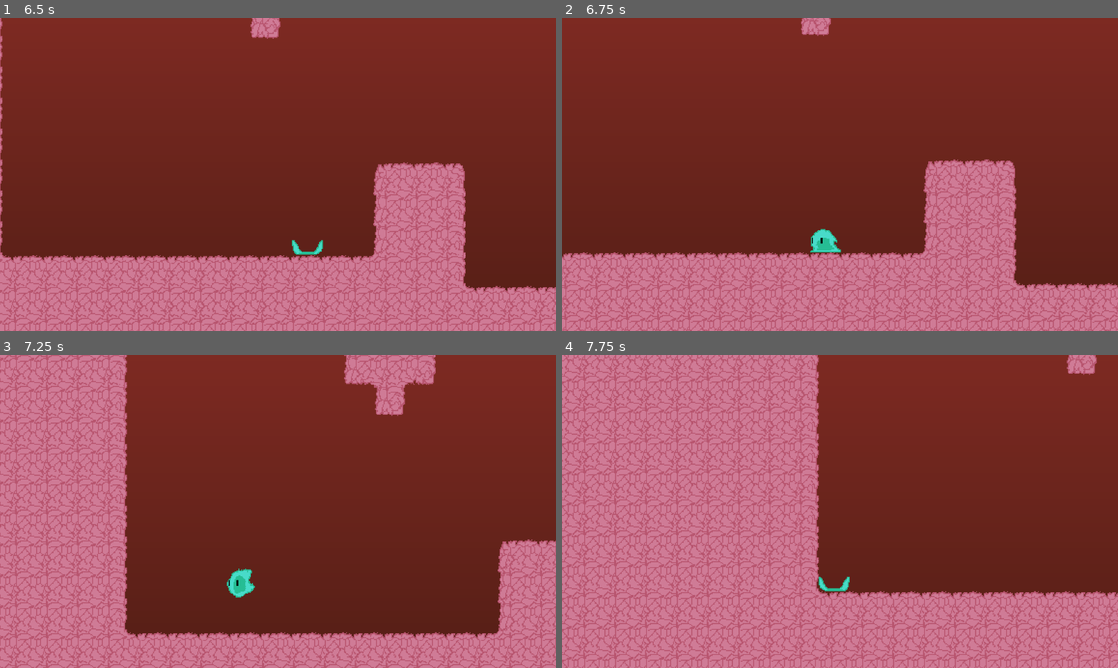
Above: before the commit, frames 1-4 (two rows, left to right).
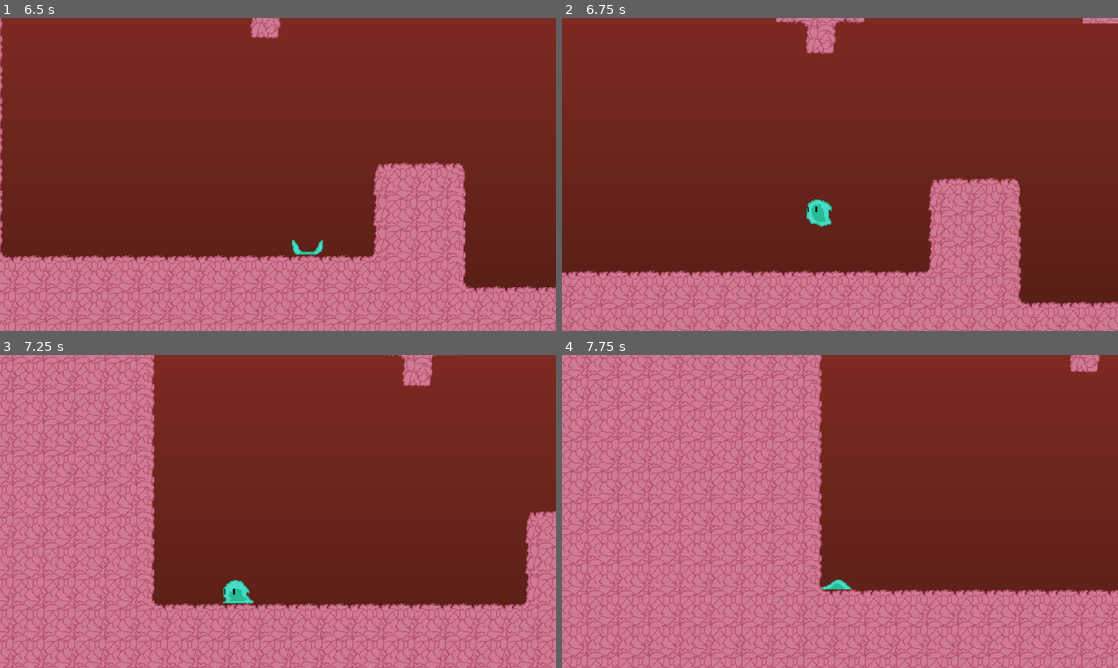
Above: after the commit, the same moments.

Repository: HeyItsEquin/Platformer
Game: Godot game, scene res://MainMenu.tscn
Two runs of this game, one before a commit and one after it. Both use one fixed random seed, a clock stepped at 60 frames per second and the inputs below.
Inputs:
- Up to frame 1 (6.5 s): click "Start" at 0.5 s; hold Ctrl (burrow) 1.28-2.03 s; hold D (move_right) 1.28-2.78 s; tap W (move_up) at 1.52, 1.55, 1.82, 2.1, 2.27, 2.57, 3.05, 3.77, 4.07, 4.35, 4.52, 4.82, 5.27, 5.57, 6.05 s; tap Ctrl (burrow) at 2.3, 3.6, 5.1 s; hold A (move_left) 2.78-3.53 s; hold Ctrl (burrow) 2.78-3.53 s; hold D (move_right) 3.53-5.03 s; hold A (move_left) 5.03-5.78 s; hold D (move_right) from 5.78 s (still down); hold Ctrl (burrow) from 5.78 s (still down)
- Up to frame 2 (6.75 s): release D (move_right) at 6.53 s; release Ctrl (burrow) at 6.53 s; hold A (move_left) from 6.53 s (still down); tap W (move_up) at 6.6 s
- Up to frame 3 (7.25 s): keep holding A (move_left); tap W (move_up) at 6.77, 7.07 s; tap Ctrl (burrow) at 6.8 s
- Up to frame 4 (7.75 s): keep holding A (move_left); hold Ctrl (burrow) from 7.28 s (still down); tap W (move_up) at 7.52, 7.55 s

Frame 1 is identical in both runs. In frame 2, 16% of the frame differs, in the area x 0-100%, y 0-100%; in frame 3, 26%; in frame 4, 22%.

Commit message:
Refactored burrow logic to make the code much cleaner
Good god I FUCKING HATED THE OLD SYSTEM, AND THE NEW SYSTEM,
AAAAAAAAAAAAAAH

Diff:
--- a/Scenes/Player/player.gd
+++ b/Scenes/Player/player.gd
@@ -27,12 +27,19 @@
 var jump_state = JumpState.NONE
 var state_timer = 0
 
+enum BurrowState { NONE, ENTERING, BURROWED, EXITING }
+var burrow_state = BurrowState.NONE
+
 var is_jumping = false
-var is_burrowed = false
-var is_burrowing = false
 var use_burrowed_speed = false
 var animation_locked = false
-var burrow_cancelled = false
+
+# These two variables just to keep code working after major changes to burrow system :P
+# (no I'm not gonna fix the functions these break, are you crazy?)
+var is_burrowed: bool:
+	get: return burrow_state == BurrowState.BURROWED
+var is_burrowing: bool:
+	get: return burrow_state == BurrowState.ENTERING or burrow_state == BurrowState.EXITING
 
 var should_move = true
 var should_jump = true
@@ -47,6 +54,7 @@
 
 func _process(delta: float) -> void:
 	update_animation()
+	update_burrow()
 	update_collider()
 
 func _physics_process(delta: float) -> void:
@@ -61,14 +69,13 @@
 	should_burrow = enabled
 
 func set_burrowed(burrowed: bool) -> void:
-	is_burrowed = burrowed
+	burrow_state = BurrowState.BURROWED if burrowed else BurrowState.NONE
 	use_burrowed_speed = burrowed
 
 func reset_state() -> void:
 	set_player_control(true)
 	set_burrowed(false)
 	animation_locked = false
-	is_burrowing = false
 	jump_state = JumpState.NONE
 	velocity = Vector2.ZERO
 
@@ -126,10 +133,38 @@
 				$PlayerSprite.play("dropping")
 			elif velocity.x != 0 and not (is_burrowed or is_burrowing):
 				$PlayerSprite.play("moving")
-			elif is_burrowed and not is_burrowing:
+			elif burrow_state == BurrowState.BURROWED:
+				print("Play in burrow anim")
 				$PlayerSprite.play("in_burrow")
 			elif not is_burrowing and not is_burrowed:
 				$PlayerSprite.play("idle")
+
+func update_burrow() -> void:
+	match burrow_state:
+		BurrowState.ENTERING:
+			if not is_on_floor():
+				set_burrow_state(BurrowState.NONE)
+			elif not $PlayerSprite.is_playing():
+				set_burrow_state(BurrowState.BURROWED)
+		BurrowState.EXITING:
+			if not $PlayerSprite.is_playing():
+				set_burrow_state(BurrowState.NONE)
+
+func set_burrow_state(new: BurrowState) -> void:
+	match new:
+		BurrowState.NONE:
+			use_burrowed_speed = false
+			should_jump = true
+		BurrowState.ENTERING:
+			should_jump = false
+			use_burrowed_speed = true
+			$PlayerSprite.play("enter_burrow", 1.4)
+		BurrowState.BURROWED:
+			should_jump = true
+		BurrowState.EXITING:
+			use_burrowed_speed = false
+			$PlayerSprite.play("exit_burrow", 1.3)
+	burrow_state = new
 
 func process_input(delta: float) -> void:
 	if Input.is_action_pressed("move_right"):
@@ -168,50 +203,28 @@
 func enter_burrow() -> void:
 	if not can_burrow():
 		return
-
-	burrow_cancelled = false
-	is_burrowing = true
-	should_jump = false
-	use_burrowed_speed = true
-	$PlayerSprite.play("enter_burrow", 1.4)
-	await get_tree().create_timer($PlayerSprite.sprite_frames.get_animation_speed("enter_burrow") * ENTER_BURROW_FRAMES / 60.0).timeout
-
-	if burrow_cancelled or not is_on_floor():
-		is_burrowing = false
-		use_burrowed_speed = false
-		should_jump = true
-		return
-
-	should_jump = true
-	is_burrowing = false
-	is_burrowed = true
+	set_burrow_state(BurrowState.ENTERING)
 
 func can_burrow() -> bool:
-	return should_burrow and not is_burrowed and not is_burrowing and not is_jumping and is_on_floor()
+	return should_burrow and burrow_state == BurrowState.NONE and not is_jumping and is_on_floor()
 
 func exit_burrow(jumped: bool) -> void:
-	if is_burrowing and not is_burrowed:
-		burrow_cancelled = true
+	if burrow_state == BurrowState.ENTERING:
+		set_burrow_state(BurrowState.NONE)
 		return
 
 	if not can_exit_burrow():
 		return
 
 	if jumped:
-		set_burrowed(false)
+		set_burrow_state(BurrowState.NONE)
 		should_jump = true
 		jump(true)
 	else:
-		is_burrowing = true
-		should_jump = false
-		set_burrowed(false)
-		$PlayerSprite.play("exit_burrow", 1.3)
-		await $PlayerSprite.animation_finished
-		should_jump = true
-		is_burrowing = false
+		set_burrow_state(BurrowState.EXITING)
 
 func can_exit_burrow() -> bool:
-	return is_burrowed and not is_burrowing and should_burrow and not would_collide_with_size(collision_height)
+	return burrow_state == BurrowState.BURROWED and should_burrow and not would_collide_with_size(collision_height)
 
 # Don't ask me how this works, I don't want to think about it
 func would_collide_with_size(new_height: float) -> bool:
